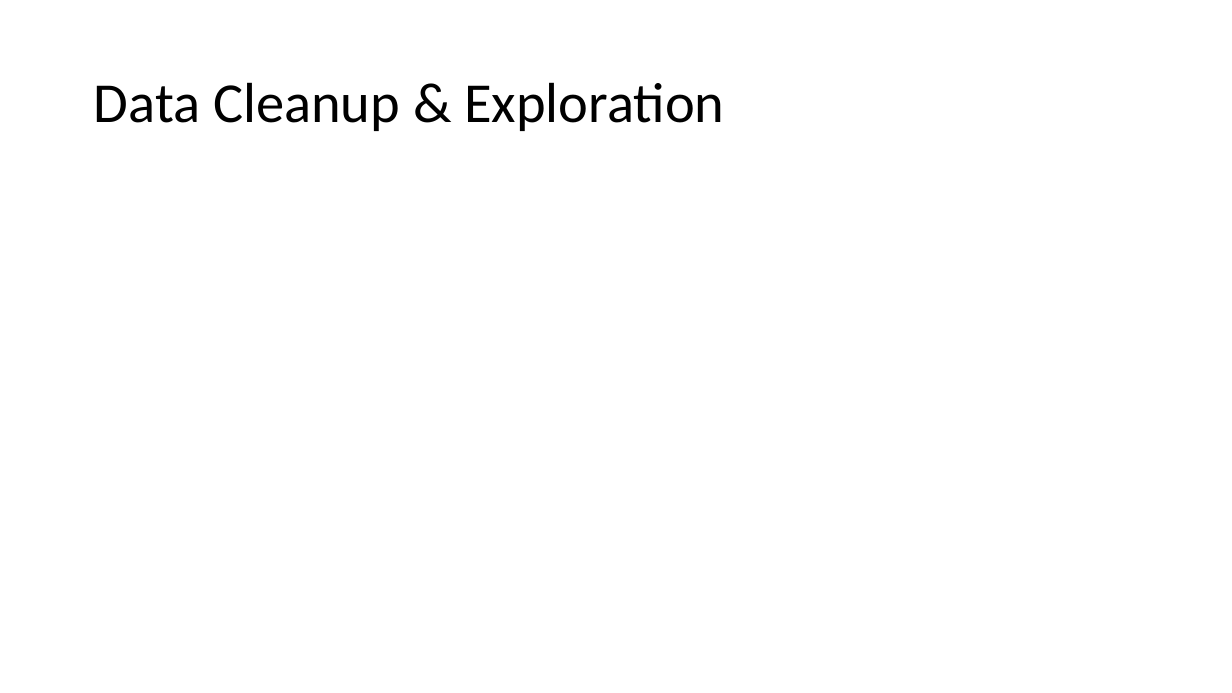
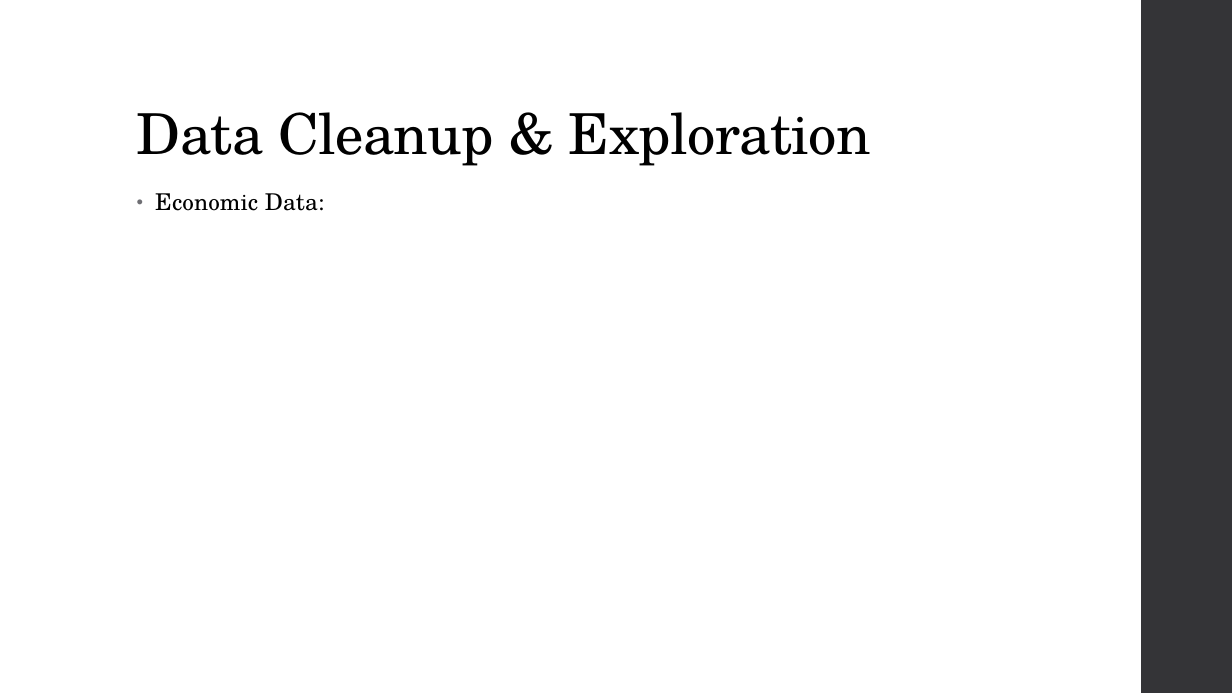
Before and after one commit to HeyMikeMarshall/DMV-HealthcarePy, a slide deck: slide 4 of DMV_Health_Care_Presentation.pptx. Drawn at 1232x693 pixels with LibreOffice and Linux fonts; fonts in the diff are those of the drawing; background and template pictures are left out. Boxes give left, top, right and bottom in pixels: in the first picture for what was removed or moved away, otherwise in the second. Text is boxed around its words. In the diff, an @@ line names an element or a change of style, - is before the commit and + after.

```diff
--- a/DMV_Health_Care_Presentation.pptx
+++ b/DMV_Health_Care_Presentation.pptx
@@ rectangle added at (1141,0,1232,693), fill #353537 @@
@@ title "Data Cleanup & Exploration": place and size @@
-title "Data Cleanup & Exploration" at (94,82,724,131)
+title "Data Cleanup & Exploration" at (137,112,871,166)
@@ title "Data Cleanup & Exploration" at (137,112,871,166): font Calibri to TeX Gyre Schola, letter spacing 0 to -0.5 pt; vertical alignment middle to bottom @@
@@ text added at (155,193,325,211), 18 pt, text #000000 @@
+• Economic Data:
```
Also in this commit, not shown: 5 other slides changed, 2 slides added, 2 slides removed.
